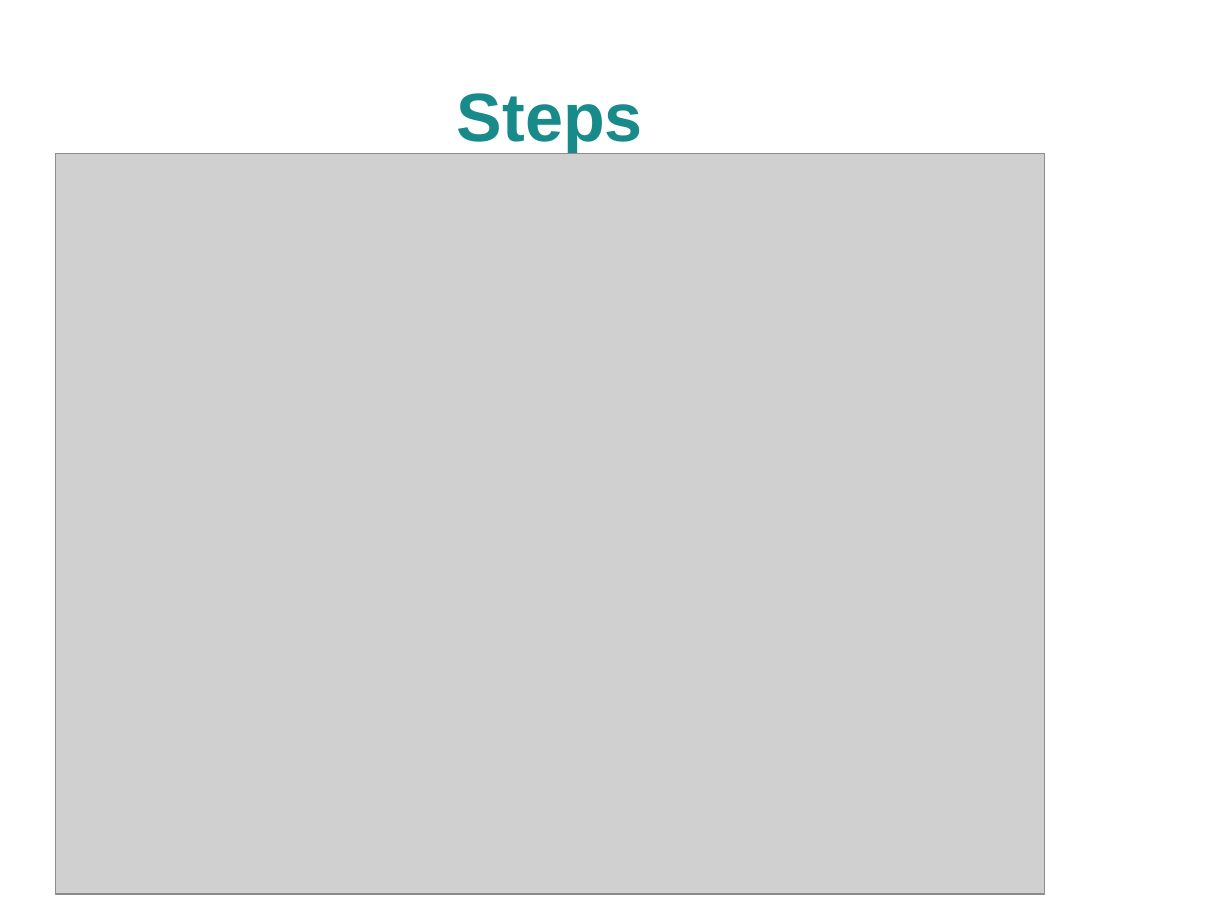
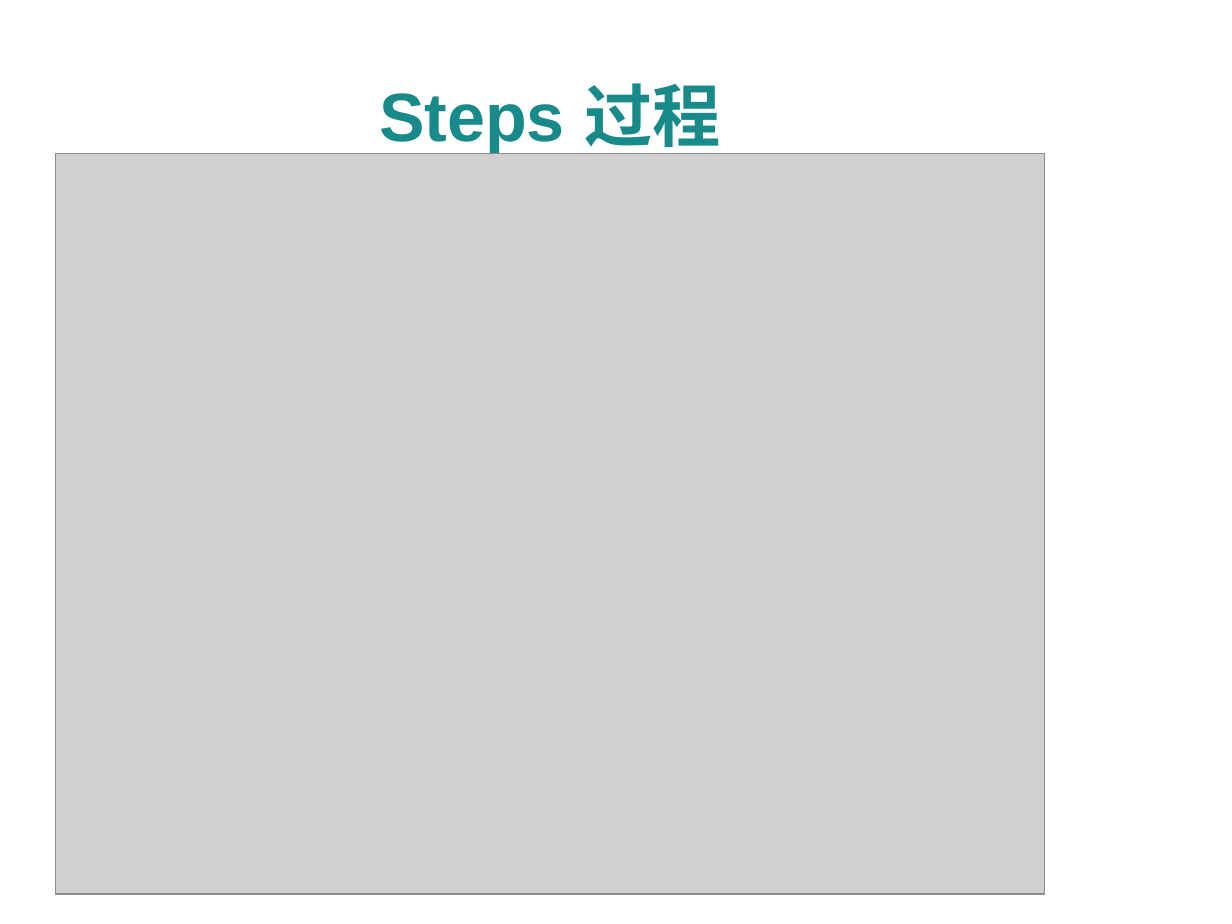
Before and after one commit to rngadam/ART, a slide deck: slide 11 of presentations/KickOff.odp. Drawn at 1232x924 pixels with LibreOffice and Linux fonts; fonts in the diff are those of the drawing; grey boxes stand for pictures; background and template pictures are left out. Boxes give left, top, right and bottom in pixels: in the first picture for what was removed or moved away, otherwise in the second. Text is boxed around its words. In the diff, an @@ line names an element or a change of style, - is before the commit and + after.

```diff
--- a/presentations/KickOff.odp
+++ b/presentations/KickOff.odp
@@ title at [379,83,721,158]: text changed @@
-Steps
+Steps 过程
```
Also in this commit, not shown: 4 other slides changed, 24 other files.
